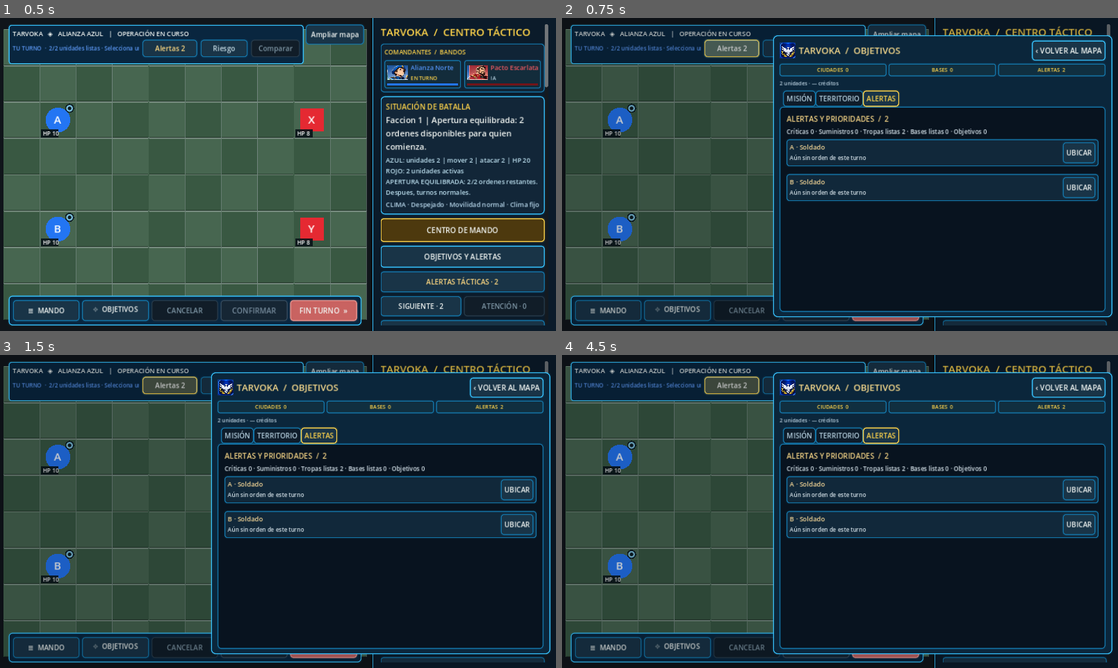
Above: before the commit, frames 1-4 (two rows, left to right).
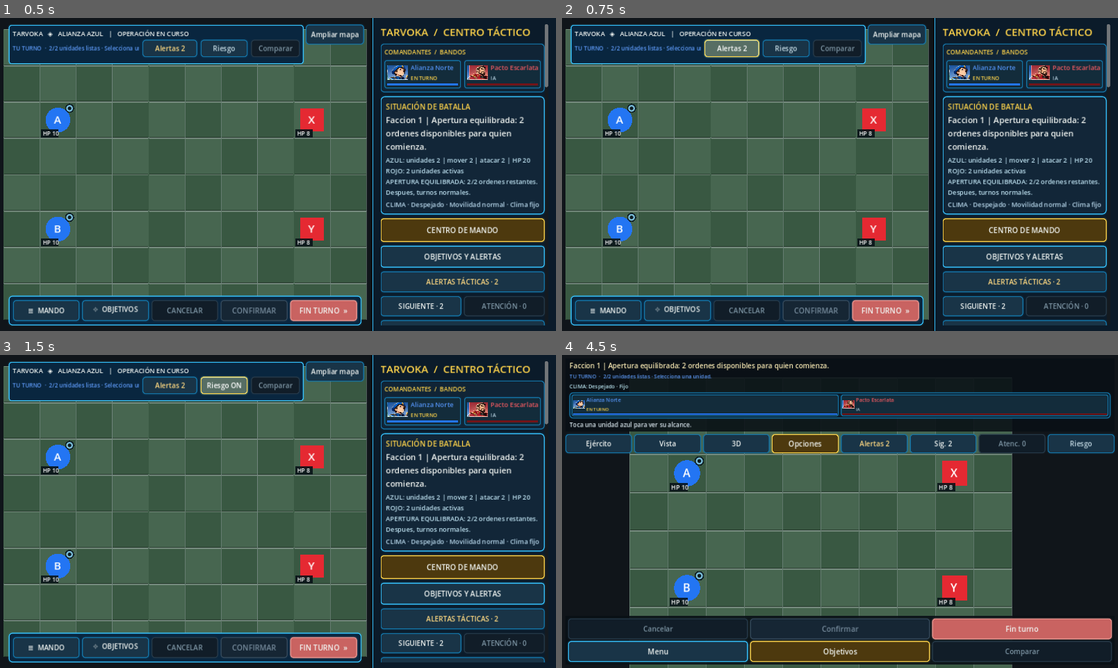
Above: after the commit, the same moments.

Repository: edwinrodri12/Tarvoka
Game: Godot game, scene res://scenes/Main.tscn
Same seed, same stepped clock (60 frames per second), same inputs: the game is played once before the commit and once after it.
Inputs:
- Up to frame 1 (0.5 s): no input
- Up to frame 2 (0.75 s): click "Alertas 2" at 0.5 s
- Up to frame 3 (1.5 s): click "Riesgo" at 1.25 s
- Up to frame 4 (4.5 s): click "Riesgo" (after the commit: "Riesgo ON") at 2 s; click "≡ MANDO" at 2.75 s; click "⌖ OBJETIVOS" at 3.5 s; click "Ampliar mapa" at 4.25 s

Frame 1 is identical in both runs. In frame 2, 45% of the frame differs, in the area x 0-99%, y 0-100%; in frame 3, 46%; in frame 4, 67%, in the area x 0-100%, y 0-100%.
Error after the commit: Parse Error: Identifier "_confirm_production" not declared in the current scope. (res://scripts/ui/CommandMenu.gd:163)

Commit message:
feat(ui): production confirmation, filters and site selector state scaffold

Diff:
--- a/scripts/ui/CommandMenu.gd
+++ b/scripts/ui/CommandMenu.gd
@@ -63,6 +63,19 @@
 var production_list_body: VBoxContainer
 var production_list_scroll: ScrollContainer
 var production_purchase_buttons: Dictionary = {}
+var production_site_picker: OptionButton
+var production_site_positions: Array[Vector2i] = []
+var production_filter_picker: OptionButton
+var production_filter_index := 0
+var production_list_rows: Dictionary = {}
+var production_candidates: Dictionary = {}
+var production_funds_label: Label
+var production_status_label: Label
+var production_selection_label: Label
+var production_available_count := 0
+var production_confirm_dialog: ConfirmationDialog
+var pending_production_role := ""
+var production_header_crest: TextureRect
 var _tab_transition: Tween
 var command_buttons: Dictionary = {}
 var command_grid: GridContainer
@@ -143,6 +156,12 @@
     command_confirm_exit.cancel_button_text = "CANCELAR"
     command_confirm_exit.confirmed.connect(func(): home_requested.emit())
     add_child(command_confirm_exit)
+    production_confirm_dialog = ConfirmationDialog.new()
+    production_confirm_dialog.title = "Confirmar producción"
+    production_confirm_dialog.ok_button_text = "PRODUCIR UNIDAD"
+    production_confirm_dialog.cancel_button_text = "CANCELAR"
+    production_confirm_dialog.confirmed.connect(_confirm_production)
+    add_child(production_confirm_dialog)
     get_viewport().size_changed.connect(_reflow)
     hide()
 
@@ -480,6 +499,8 @@
     card.add_theme_stylebox_override("panel",Chrome.box_style(
         Color("#122A3A"),Chrome.EDGE if available else Color("#344B59"),7,7))
     production_list_body.add_child(card)
+    production_list_rows[role] = card
+    production_candidates[role] = record.duplicate(true)
     var stack := VBoxContainer.new()
     stack.add_theme_constant_override("separation",5)
     card.add_child(stack)
@@ -524,11 +545,11 @@
     var commands := HBoxContainer.new()
     commands.add_theme_constant_override("separation",6)
     stack.add_child(commands)
-    var sheet := _action(commands,"Ficha A",func(): _select_production_role(role))
+    var sheet := _action(commands,"FICHA A",func(): _select_production_role(role))
     sheet.tooltip_text = "Mostrar estadísticas y disponibilidad de esta unidad"
-    var compare := _action(commands,"Comparar B",func(): _compare_production_role(role))
+    var compare := _action(commands,"COMPARAR B",func(): _compare_production_role(role))
     compare.tooltip_text = "Comparar este modelo con la selección A"
-    var buy: Button = _action(commands,"Comprar",func(): purchase_requested.emit(role),available)
+    var buy: Button = _action(commands,"PRODUCIR",func(): _request_production(role),available)
     buy.tooltip_text = str(record.get("reason",""))
     production_purchase_buttons[role] = buy
 
